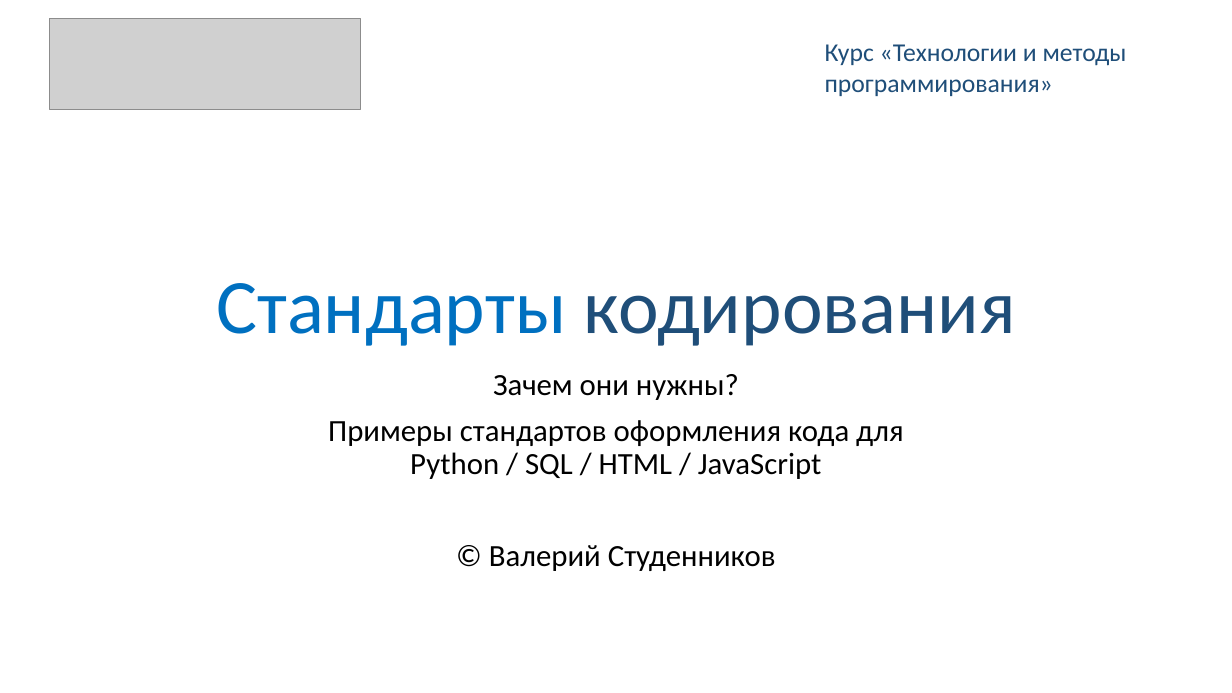
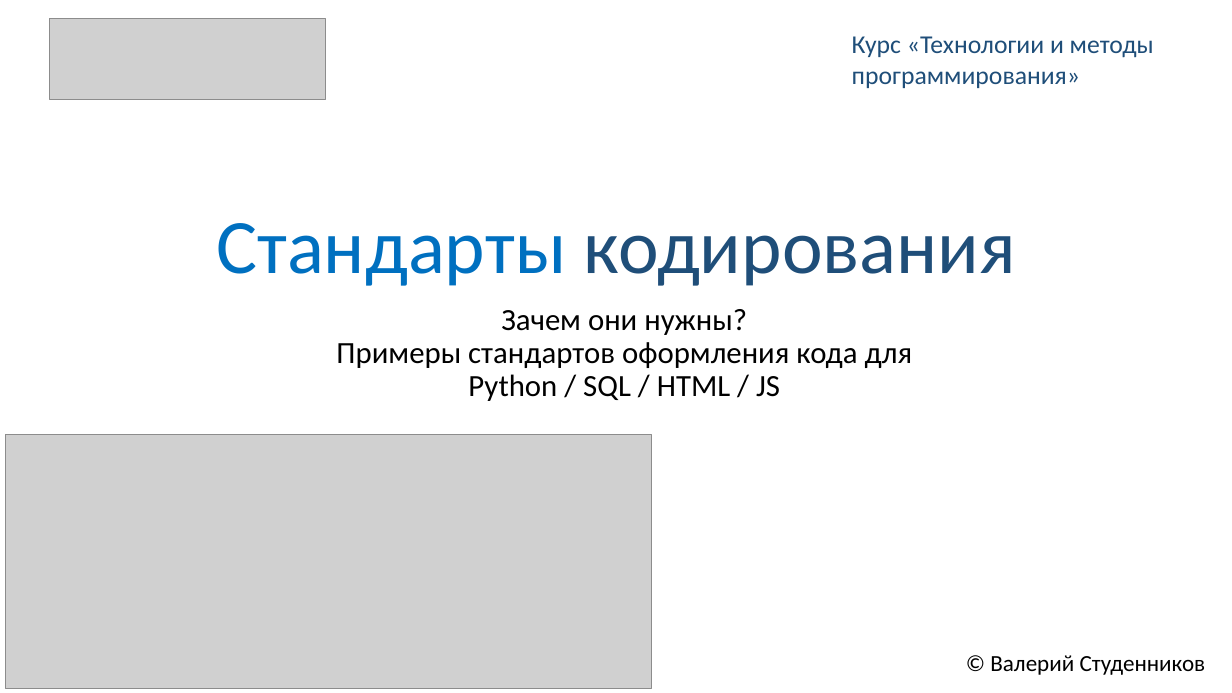
Before and after one commit to xtrueman/prog_instruments, a slide deck: slide 1 of presentations/CodingStandards.pptx. Drawn at 1232x693 pixels with LibreOffice and Linux fonts; fonts in the diff are those of the drawing; grey boxes stand for pictures. Boxes give left, top, right and bottom in pixels: in the first picture for what was removed or moved away, otherwise in the second. Text is boxed around its words. In the diff, an @@ line names an element or a change of style, - is before the commit and + after.

```diff
--- a/presentations/CodingStandards.pptx
+++ b/presentations/CodingStandards.pptx
@@ picture: place and size @@
-picture at (50, 18, 360, 110)
+picture at (50, 18, 325, 100)
@@ text "Курс «Технологии и методы программирования»": place and size @@
-text "Курс «Технологии и методы программирования»" at (825, 44, 1127, 96)
+text "Курс «Технологии и методы программирования»" at (852, 36, 1154, 88)
@@ title "Стандарты кодирования": place and size @@
-title "Стандарты кодирования" at (216, 283, 1016, 346)
+title "Стандарты кодирования" at (216, 223, 1016, 286)
@@ subtitle at (336, 309, 913, 401): text changed @@
-Зачем они нужны?
-Примеры стандартов оформления кода для
-Python / SQL / HTML / JavaScript
-© Валерий Студенников
+Зачем они нужны?
+Примеры стандартов оформления кода для
+Python / SQL / HTML / JS
@@ picture added at (6, 434, 652, 689) @@
@@ text added at (990, 655, 1206, 675), 18 pt, text #000000 @@
+© Валерий Студенников
```
Also in this commit, not shown: 1 other file.
